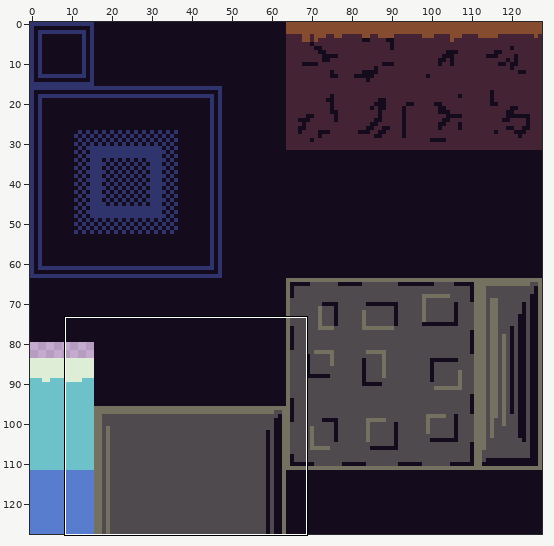
Two versions of one sprite sheet, images/tiles.png. Above, an overview of the earlier version with the close-up marked.
Close-up. As it was:
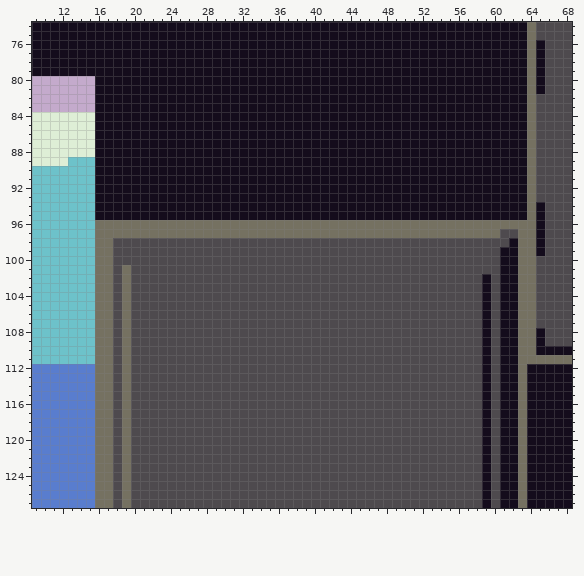
The file is 128x128 pixels. Shown: x 9..68, y 74..127. The commit also changed other parts of the picture, which this record leaves out.
Now the later version:
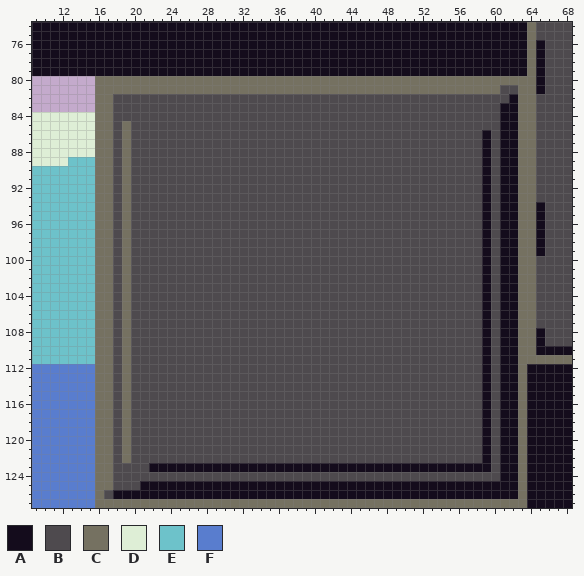
Palette (. is transparent): A #140c1c  B #4e4a4e  C #757161  D #deeed6  E #6dc2ca  F #597dce
What changed:
Changed rows in their new state; - is an unchanged pixel.
first column x 16:
 80 CCCCCCCCCCCCCCCCCCCCCCCCCCCCCCCCCCCCCCCCCCCCCCCC
 81 CCCCCCCCCCCCCCCCCCCCCCCCCCCCCCCCCCCCCCCCCCCCCBBC
 82 CCBBBBBBBBBBBBBBBBBBBBBBBBBBBBBBBBBBBBBBBBBBBB-C
 83 CCBBBBBBBBBBBBBBBBBBBBBBBBBBBBBBBBBBBBBBBBBBB--C
 84 CCBBBBBBBBBBBBBBBBBBBBBBBBBBBBBBBBBBBBBBBBBBB--C
 85 CCBCBBBBBBBBBBBBBBBBBBBBBBBBBBBBBBBBBBBBBBBBB--C
 86 CCBCBBBBBBBBBBBBBBBBBBBBBBBBBBBBBBBBBBBBBBB-B--C
 87 CCBCBBBBBBBBBBBBBBBBBBBBBBBBBBBBBBBBBBBBBBB-B--C
 88 CCBCBBBBBBBBBBBBBBBBBBBBBBBBBBBBBBBBBBBBBBB-B--C
 89 CCBCBBBBBBBBBBBBBBBBBBBBBBBBBBBBBBBBBBBBBBB-B--C
 90 CCBCBBBBBBBBBBBBBBBBBBBBBBBBBBBBBBBBBBBBBBB-B--C
 91 CCBCBBBBBBBBBBBBBBBBBBBBBBBBBBBBBBBBBBBBBBB-B--C
 92 CCBCBBBBBBBBBBBBBBBBBBBBBBBBBBBBBBBBBBBBBBB-B--C
 93 CCBCBBBBBBBBBBBBBBBBBBBBBBBBBBBBBBBBBBBBBBB-B--C
 94 CCBCBBBBBBBBBBBBBBBBBBBBBBBBBBBBBBBBBBBBBBB-B--C
 95 CCBCBBBBBBBBBBBBBBBBBBBBBBBBBBBBBBBBBBBBBBB-B--C
 96 --B-BBBBBBBBBBBBBBBBBBBBBBBBBBBBBBBBBBBBBBBABAA-
 97 --B-BBBBBBBBBBBBBBBBBBBBBBBBBBBBBBBBBBBBBBBABAA-
 98 ---C---------------------------------------A-A--
 99 ---C---------------------------------------A----
100 ---C---------------------------------------A----
101 -------------------------------------------A----
first column x 17:
123 --B--AAAAAAAAAAAAAAAAAAAAAAAAAAAAAAAAAAAAA----
124 --B---------------------------------------B---
125 --B-AAAAAAAAAAAAAAAAAAAAAAAAAAAAAAAAAAAAAA-A--
126 BAAAAAAAAAAAAAAAAAAAAAAAAAAAAAAAAAAAAAAAAA-A--
127 -C-CCCCCCCCCCCCCCCCCCCCCCCCCCCCCCCCCCCCCCCCCCC
